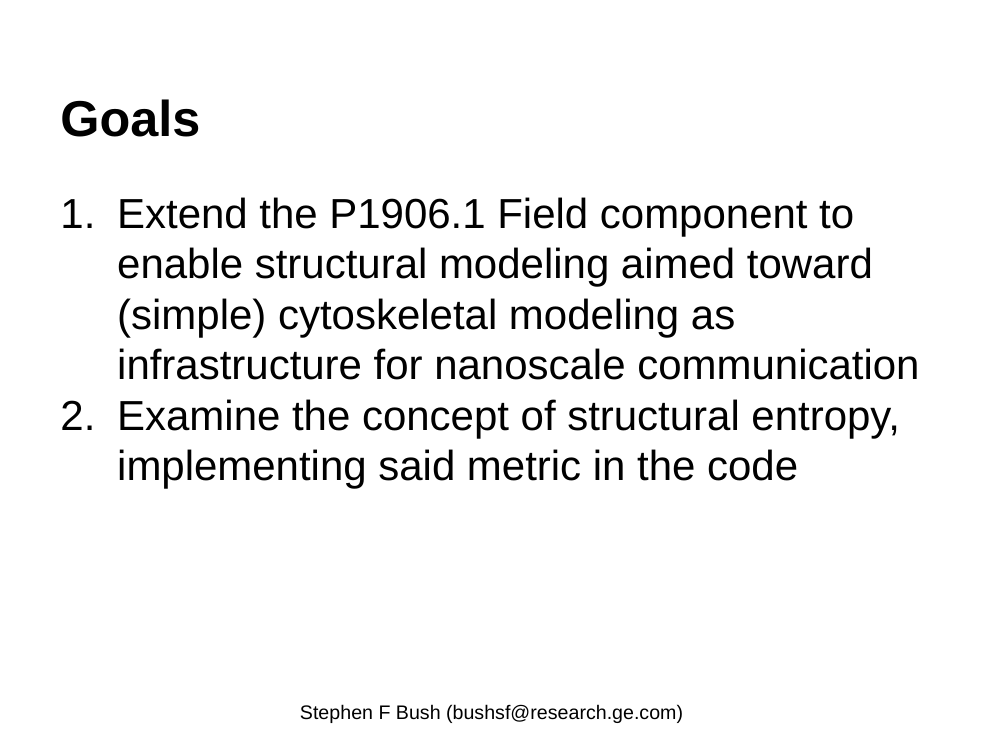
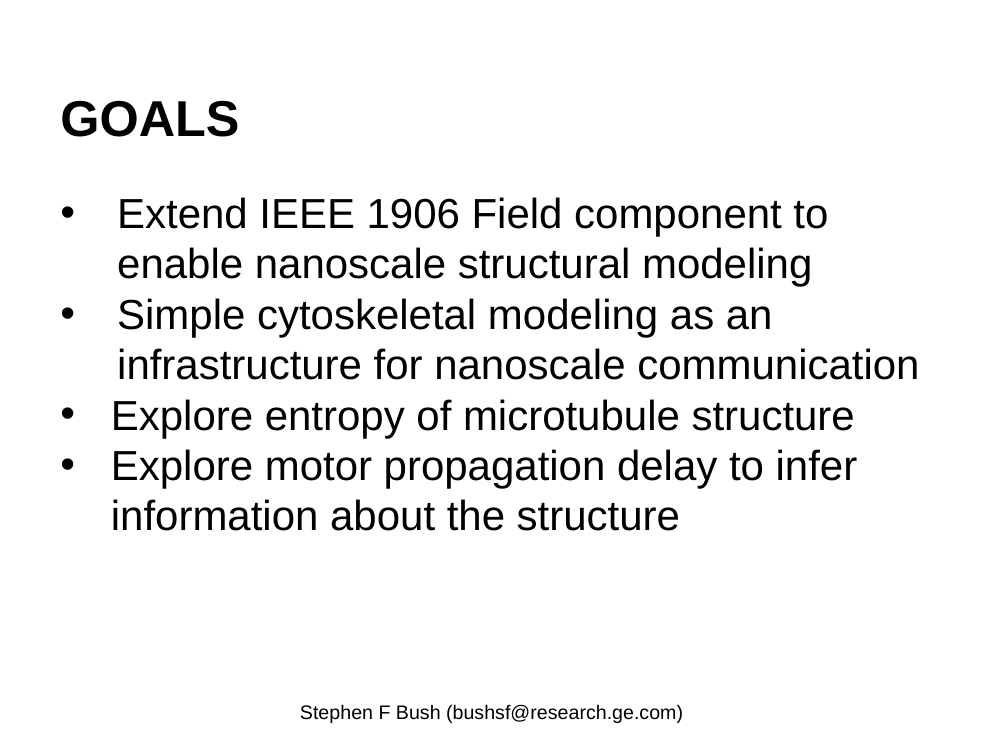
Before and after one commit to EnzoRong1013/ieee-p1906-1-reference-code, a slide deck: slide 6 of trunk/docs/p1906-1-Field-Component-Update.pptx (slide 10 before the commit). Drawn at 1008x756 pixels with LibreOffice and Linux fonts; fonts in the diff are those of the drawing. Boxes give left, top, right and bottom in pixels: in the first picture for what was removed or moved away, otherwise in the second. Text is boxed around its words. In the diff, an @@ line names an element or a change of style, - is before the commit and + after.

```diff
--- a/trunk/docs/p1906-1-Field-Component-Update.pptx
+++ b/trunk/docs/p1906-1-Field-Component-Update.pptx
@@ title at bbox=[60, 100, 239, 137]: text changed @@
-Goals
+GOALS
@@ text at bbox=[111, 197, 919, 531]: text changed @@
-1. Extend the P1906.1 Field component to enable structural modeling aimed toward (simple) cytoskeletal modeling as infrastructure for nanoscale communication
-2. Examine the concept of structural entropy, implementing said metric in the code
+• Extend IEEE 1906 Field component to enable nanoscale structural modeling
+• Simple cytoskeletal modeling as an infrastructure for nanoscale communication
+• Explore entropy of microtubule structure
+• Explore motor propagation delay to infer information about the structure
```
Also in this commit, not shown: 14 other slides changed, 4 slides added, 4 slides removed.
